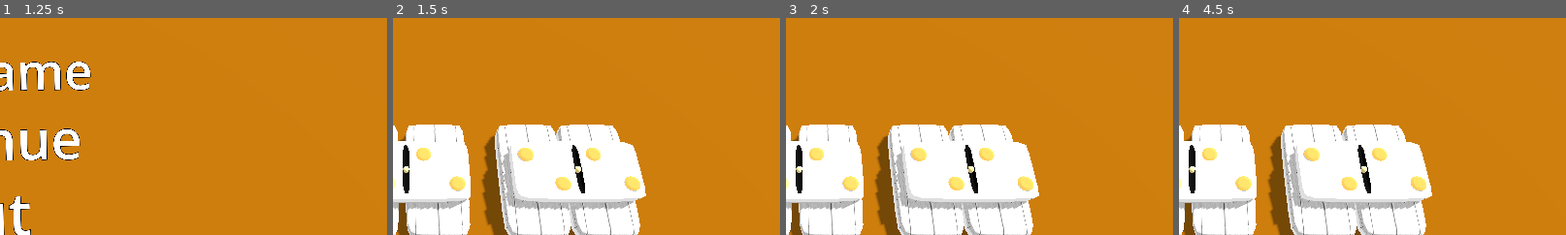
Above: before the commit, frames 1-4 (left to right).
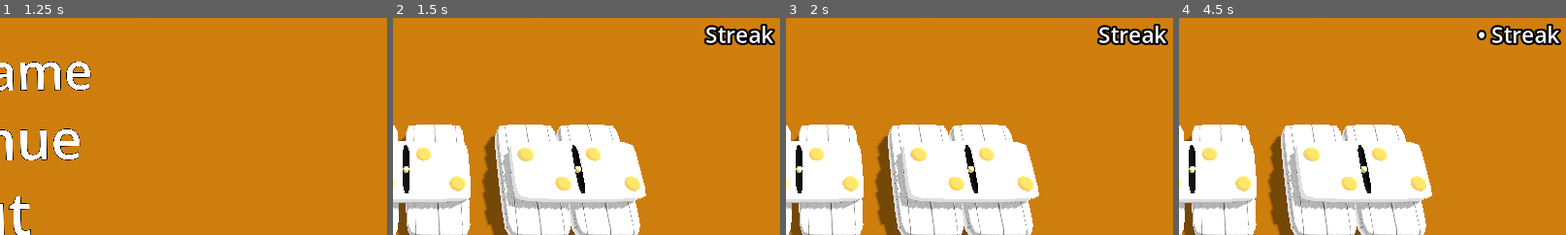
Above: after the commit, the same moments.

Repository: SecsAndCyber/six-seven-dominoes
Game: Godot game, scene res://scenes/main_menu.tscn
Same seed, same stepped clock (60 frames per second), same inputs: the game is played once before the commit and once after it.
Inputs (mouse positions are % of the whole screen's width and height, from its top left):
- Up to frame 1 (1.25 s): tap Enter at 0.5 s; move the mouse to (72, 45) at 0.52 s; click (72, 45) at 0.67 s
- Up to frame 2 (1.5 s): tap Space at 1.25 s; move the mouse to (30, 55) at 1.27 s; click (30, 55) at 1.42 s
- Up to frame 3 (2 s): no input
- Up to frame 4 (4.5 s): move the mouse to (60, 28) at 2.02 s; click (60, 28) at 2.17 s; tap Enter at 2.75, 4.25 s; move the mouse to (45, 70) at 2.77 s; click (45, 70) at 2.92 s; tap Space at 3.5 s; move the mouse to (80, 65) at 3.52 s; click (80, 65) at 3.67 s; move the mouse to (20, 35) at 4.27 s; click (20, 35) at 4.42 s
The pictures show only the part of the screen within x 50-100%, y 0-50%; the shares and areas given below are measured in that part.

Frame 1 is identical in both runs. In frame 2, 1.4% of the frame differs, in the area x 80-99%, y 2-13%; in frame 3, 1.4%; in frame 4, 1.5%, in the area x 76-99%, y 2-13%.

Commit message:
Add streak tracking and display for domino collection

Diff:
--- a/scenes/game_camera.tscn
+++ b/scenes/game_camera.tscn
@@ -20,3 +20,8 @@
 light_energy = 5.0
 shadow_enabled = true
 sky_mode = 1
+
+[node name="StreakLabel" type="Label3D" parent="."]
+transform = Transform3D(1, 0, 0, 0, 0.9999996, 0, 0, 0, 0.9999996, 2.7794065, 1.4671142, -2.0679822)
+layers = 512
+horizontal_alignment = 2
--- a/scripts/domino_block.gd
+++ b/scripts/domino_block.gd
@@ -154,6 +154,7 @@
 	if face=="up" and GameManager.get_capture_point():
 		if GameManager.get_capture_point().collectable:
 			if GameManager.get_capture_point().test_collection(self):
+				GameManager.click_streak += 1
 				GameManager.get_capture_point().collect_new_domino(self)
 			else:
 				start_flip = "down" if face == "up" else "up"
--- a/scripts/dominoes_level.gd
+++ b/scripts/dominoes_level.gd
@@ -4,7 +4,8 @@
 @onready var table_top: StaticBody3D = $TableTop
 @onready var hand: StaticBody3D = $Hand
 @onready var capture_point: CapturePoint = $CapturePoint
-
+@onready var camera_3d: Camera3D = $Camera3D
+@onready var streak_label: Label3D = $Camera3D/StreakLabel
 # Called when the node enters the scene tree for the first time.
 func _ready() -> void:
 	var live_dominos: Array[DominoBlock] = []
@@ -56,8 +57,9 @@
 # Called every frame. 'delta' is the elapsed time since the previous frame.
 const LEVEL_RESET_DELAY: int = 250 # .25 second in milliseconds
 func _process(_delta: float) -> void:
+	streak_label.text = "%s Streak" % ["•".repeat(GameManager.click_streak)]
 	if GameManager.level_complete == 0xDEADBEEF:
-		GameManager.advance_to_level("res://scenes/main_menu.tscn")
+		GameManager.advance_to_level("res://scenes/main_menu.tscn", true)
 	if GameManager.level_complete and GameManager.level_complete < Time.get_ticks_msec():
 		GameManager.last_played = next_level
 		GameManager.advance_to_level(next_level)
--- a/scripts/game_manager.gd
+++ b/scripts/game_manager.gd
@@ -33,8 +33,17 @@
 	else:
 		print("Unable to open", instance._save_path)
 
+# ++++++++++++ Persistent Values
 var last_played : String = ""
+var click_streak : int = 0
+# ++++++++++++ End Persistent Values
+
+# 0 = not complete
+# 0xDEADBEEF = lost
+# Other values are a timestamp for when the level should change
+# This is a hack while end-of-level modals don't exist
 var level_complete : int = 0
+
 var active_capture_point: Node3D
 func get_capture_point() -> CapturePoint:
 	return active_capture_point as CapturePoint
@@ -60,7 +69,7 @@
 	board_dominos = []
 	hand_dominos = []
 
-func advance_to_level(level_path:String) -> void:
+func advance_to_level(level_path:String, allow_main_menu:bool=false) -> void:
 	var to_remove = board_dominos + hand_dominos
 	for db in to_remove:
 		remove_domino(db)
@@ -76,8 +85,9 @@
 		last_played = level_path
 	if last_played and level_path == "res://scenes/main_table_space.tscn":
 		level_path = last_played
-	if not "/levels/" in last_played:
-		level_path = "res://scenes/main_table_space.tscn"
+	if not allow_main_menu:
+		if not "/levels/" in last_played:
+			level_path = "res://scenes/main_table_space.tscn"
 	save_state()
 	get_tree().change_scene_to_file(level_path)
 
--- a/scripts/hand_rack.gd
+++ b/scripts/hand_rack.gd
@@ -82,4 +82,5 @@
 	if GameManager.get_capture_point():
 		if GameManager.get_capture_point().collectable:
 			if dominos_in_hand.size():
+				GameManager.click_streak = 0
 				start_setting_domino(dominos_in_hand.pop_back())
